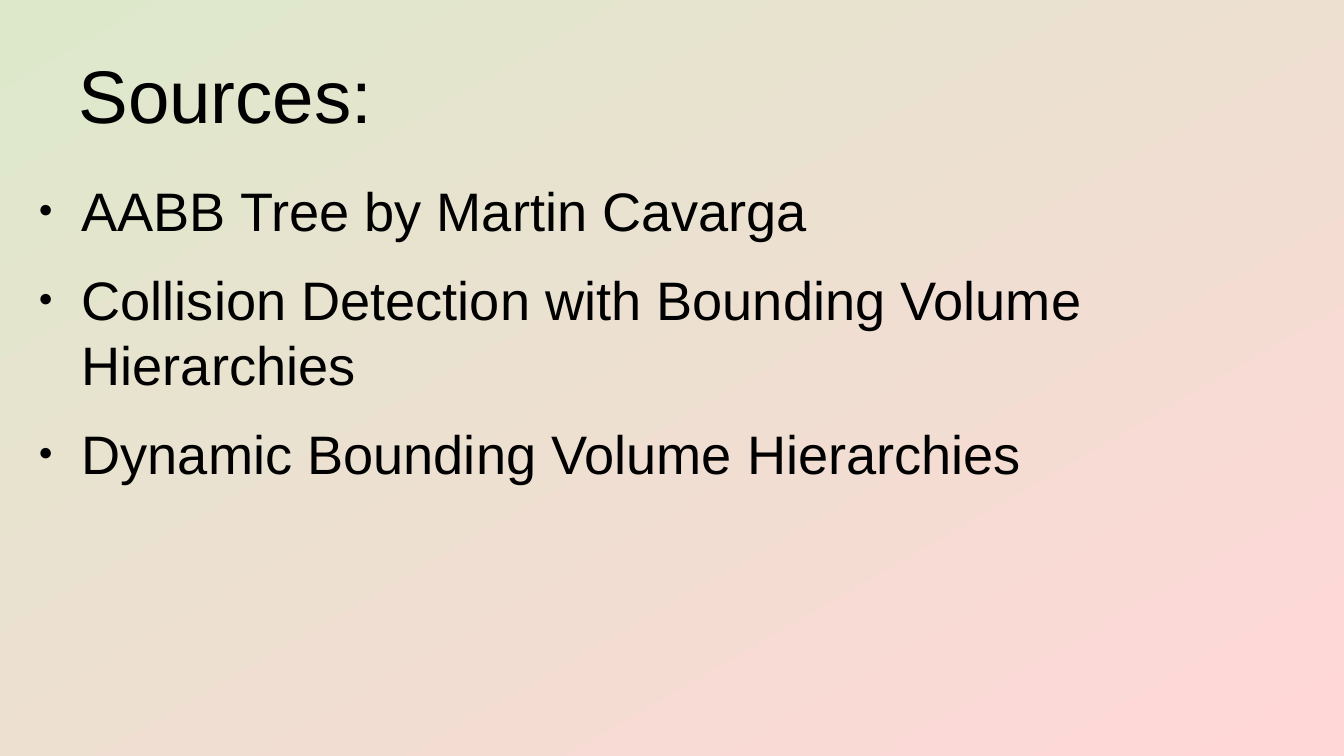
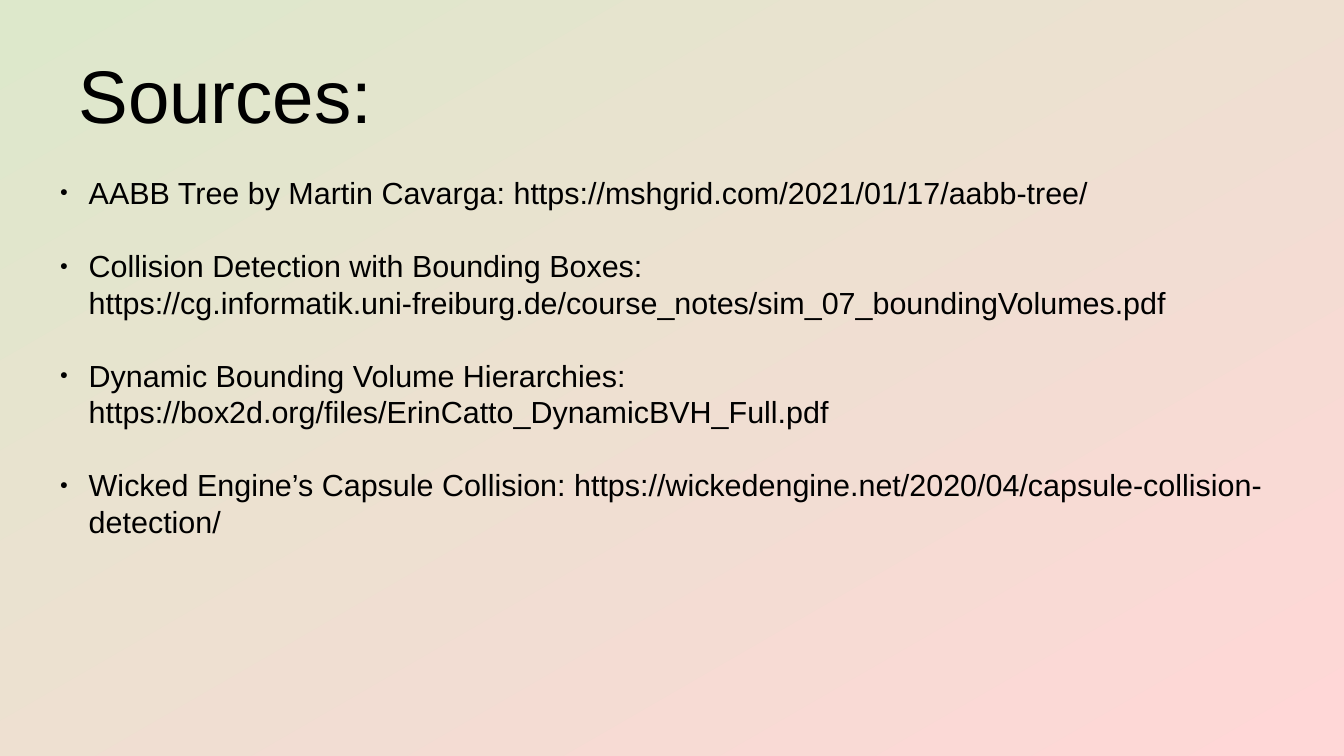
Before and after one commit to HalaszMateSandor-T1TNWL/Graphics, a slide deck: slide 21 of feladat/presentation/AABB_and_collision.odp (slide 16 before the commit). Drawn at 1344x756 pixels with LibreOffice and Linux fonts; fonts in the diff are those of the drawing. Boxes give left, top, right and bottom in pixels: in the first picture for what was removed or moved away, otherwise in the second. Text is boxed around its words. In the diff, an @@ line names an element or a change of style, - is before the commit and + after.

```diff
--- a/feladat/presentation/AABB_and_collision.odp
+++ b/feladat/presentation/AABB_and_collision.odp
@@ text removed at [82, 191, 1081, 483] @@
-● AABB Tree by Martin Cavarga
-● Collision Detection with Bounding Volume Hierarchies
-● Dynamic Bounding Volume Hierarchies
@@ text added at [89, 182, 1262, 534], 18 pt, text #000000 @@
+● AABB Tree by Martin Cavarga: https://mshgrid.com/2021/01/17/aabb-tree/
+● Collision Detection with Bounding Boxes: https://cg.informatik.uni-freiburg.de/course_notes/sim_07_boundingVolumes.pdf
+● Dynamic Bounding Volume Hierarchies: https://box2d.org/files/ErinCatto_DynamicBVH_Full.pdf
+● Wicked Engine’s Capsule Collision: https://wickedengine.net/2020/04/capsule-collision-detection/
```
Also in this commit, not shown: 3 other slides changed, 5 slides added, 7 other files.
